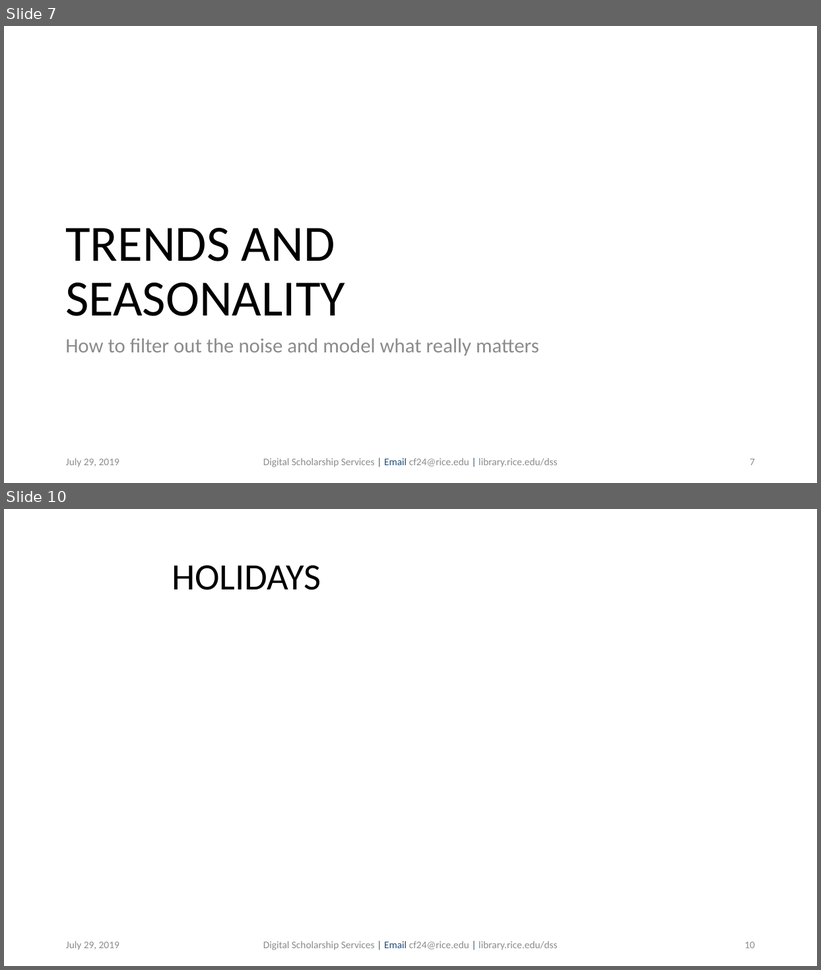
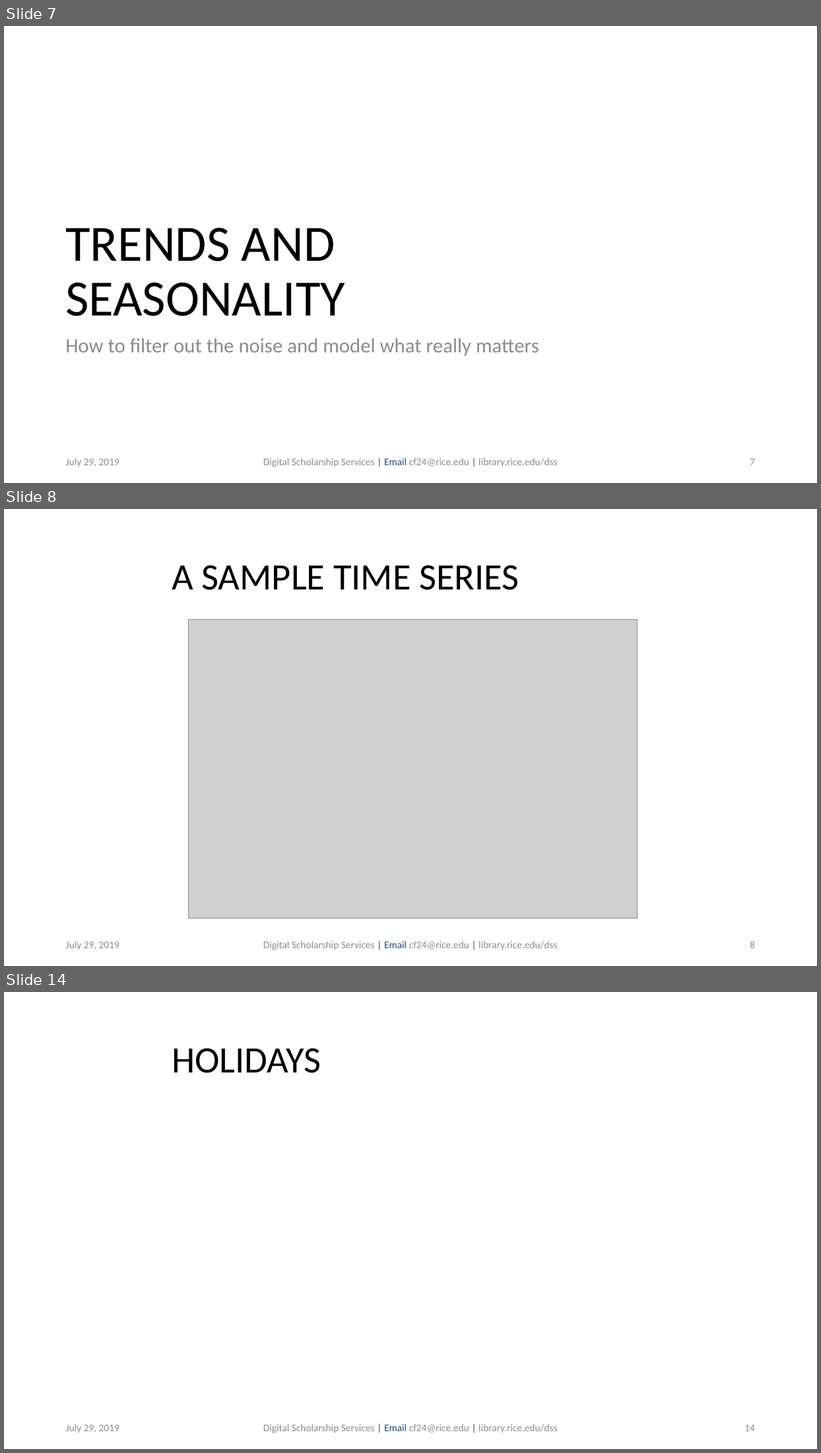
Before and after one commit to bakitybacon/rice-data-and-donuts, a slide deck: tsa/Introduction to Time Series Analysis.pptx. Shown one above the other, each under a label of ours: slides 7 and 10 before the commit, slides 7, 8 and 14 after it; the slides between them are not shown. The pictures are 821x970 and 821x1453 pixels, drawn with LibreOffice and Linux fonts; fonts in the diff are those of the drawing; grey boxes stand for pictures; background and template pictures are left out. Boxes give left, top, right and bottom in pixels: in the first picture for what was removed or moved away, otherwise in the second. Text is boxed around its words. In the diff, an @@ line names an element or a change of style, - is before the commit and + after.

```diff
--- a/tsa/Introduction to Time Series Analysis.pptx
+++ b/tsa/Introduction to Time Series Analysis.pptx
@@ slide 8 added at [4,509,817,966], background #FFFFFF @@
@@ title added at [172,565,519,590], 44 pt, text #000000 @@
+A SAMPLE TIME SERIES
@@ picture added at [189,619,638,919] @@
@@ text added at [66,941,120,951], 12 pt, text #8C8C8C @@
+July 29, 2019
@@ text added at [263,941,557,951], 12 pt, text #8C8C8C @@
+Digital Scholarship Services | Email cf24@rice.edu | library.rice.edu/dss
@@ page number added at [750,941,755,949], 12 pt, text #8C8C8C @@
+8
@@ what was slide 10 is now slide 14 @@
@@ page number at [745,1425,755,1432]: text changed @@
-10
+14
```
Also in this commit, not shown: 2 slides changed, 3 other slides added.
